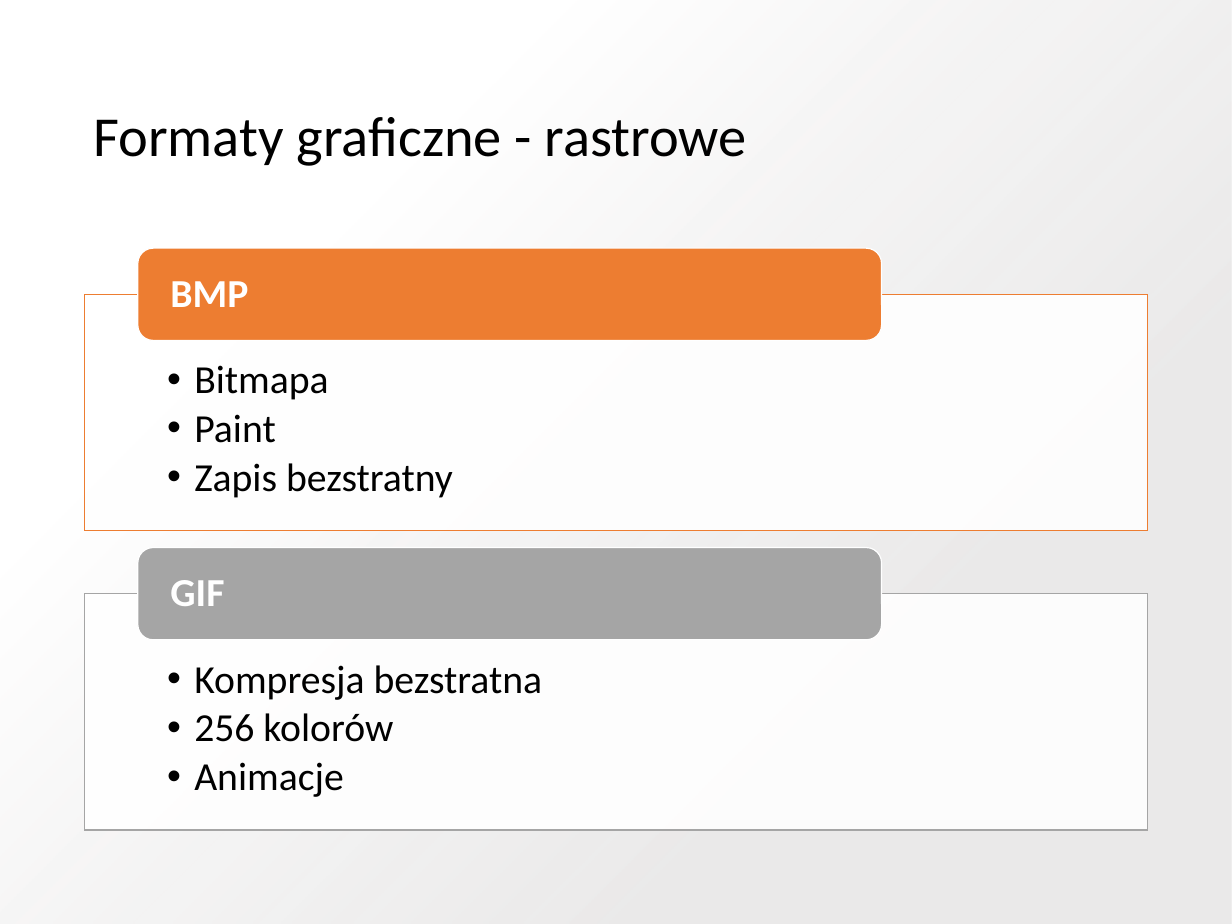
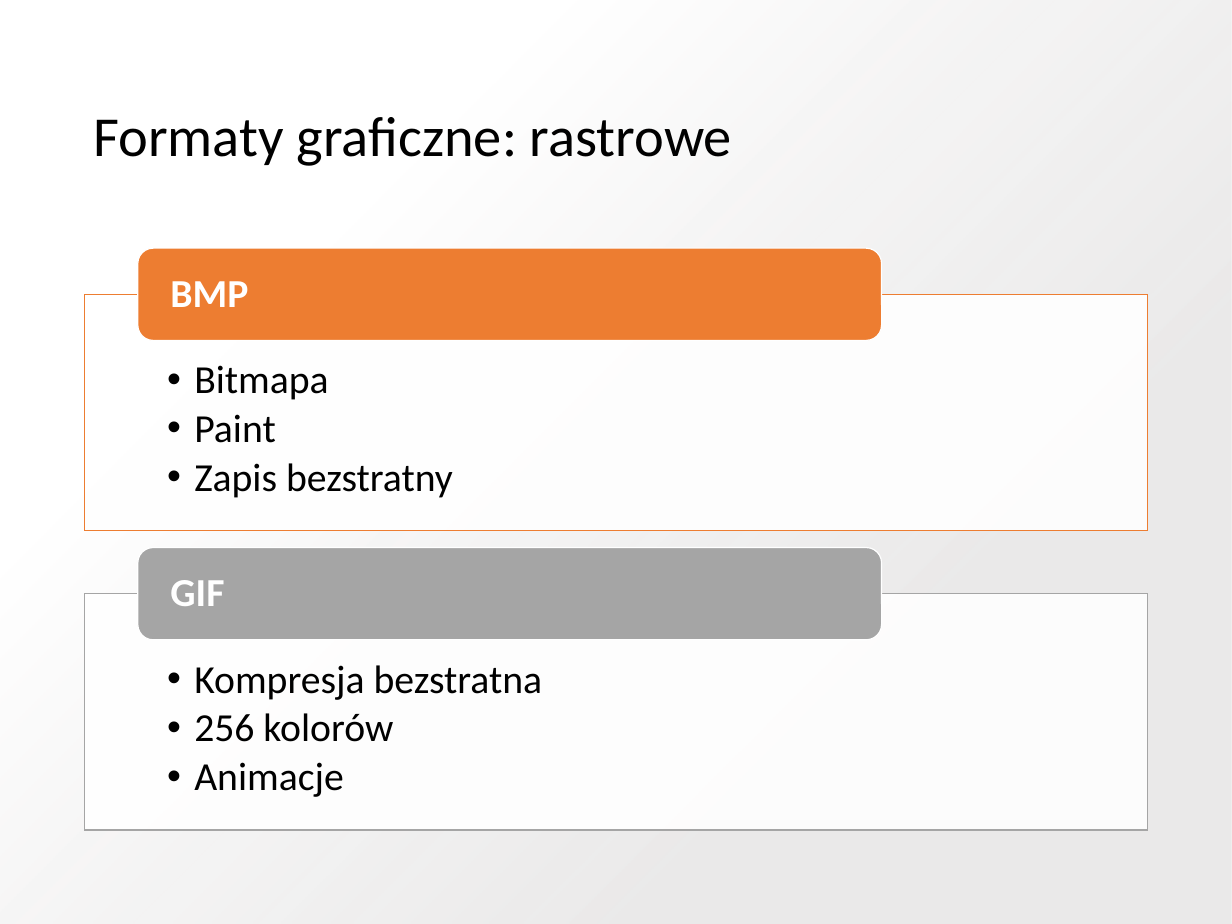
Before and after one commit to blackbat13/cs-lut, a slide deck: slide 4 of Grafika/Grafika rastrowa i wektorowa.pptx. Drawn at 1232x924 pixels with LibreOffice and Linux fonts; fonts in the diff are those of the drawing. Boxes give left, top, right and bottom in pixels: in the first picture for what was removed or moved away, otherwise in the second. Text is boxed around its words. In the diff, an @@ line names an element or a change of style, - is before the commit and + after.

```diff
--- a/Grafika/Grafika rastrowa i wektorowa.pptx
+++ b/Grafika/Grafika rastrowa i wektorowa.pptx
@@ title at box(93, 117, 732, 166): text changed @@
-Formaty graficzne - rastrowe
+Formaty graficzne: rastrowe
```
Also in this commit, not shown: 4 other slides changed, 4 other files.
